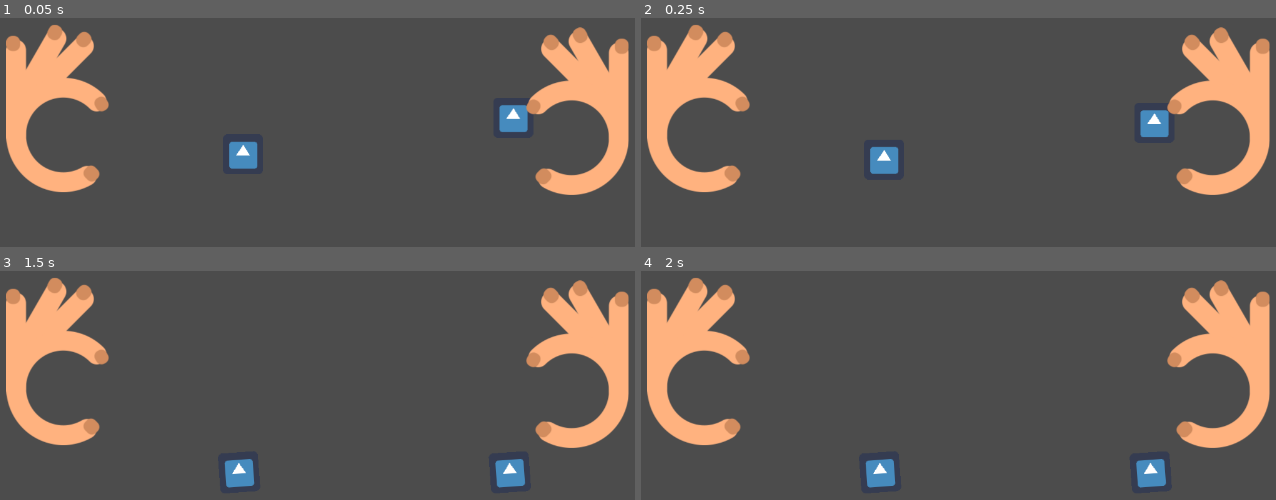
Above: before the commit, frames 1-4 (two rows, left to right).
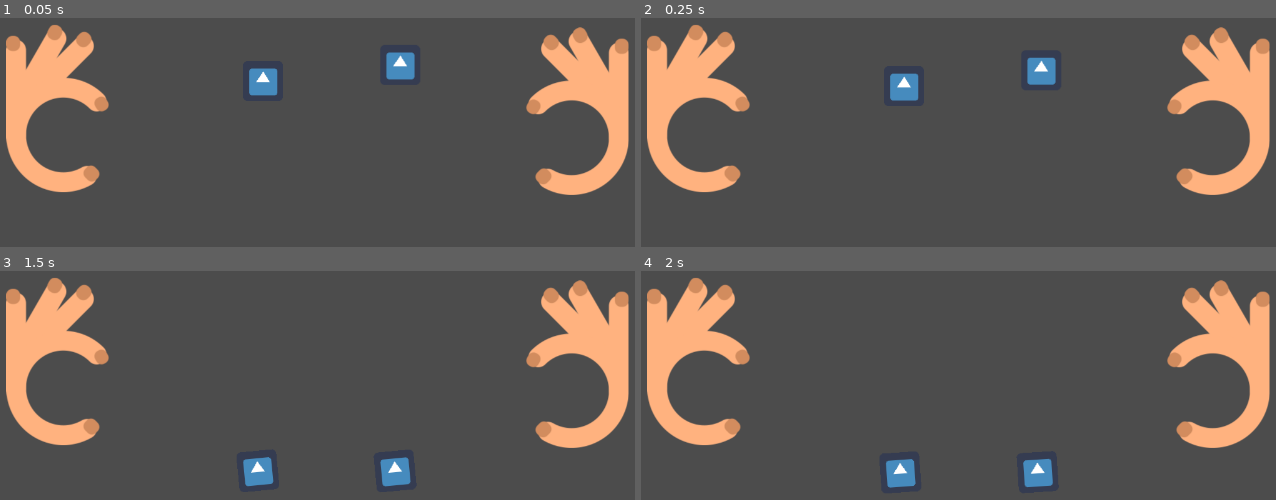
Above: after the commit, the same moments.

Repository: williamd1k0/untitled-glue-game
Game: Godot game, scene res://devel/TestGrab.tscn
Same seed, same stepped clock (60 frames per second), same inputs: the game is played once before the commit and once after it. The project has no main scene, so this scene is started directly. The engine's default icon, where the game draws it, is replaced by a stand-in: a white triangle on a blue panel in a dark square.
Inputs:
- Up to frame 1 (0.05 s): no input
- Up to frame 2 (0.25 s): no input
- Up to frame 3 (1.5 s): tap Enter at 0.5 s; tap Ctrl at 0.6, 1.35 s
- Up to frame 4 (2 s): no input

The runs differ from the first frame. In frame 1, 2.2% of the frame differs, in the area x 36-84%, y 14-66%; in frame 2, 2.2%; in frame 3, 1.8%; in frame 4, 1.9%.

Commit message:
Remove shits again

Diff:
--- a/devel/TestGrab.tscn
+++ b/devel/TestGrab.tscn
@@ -9,10 +9,10 @@
 [node name="TestGrab" type="Node2D"]
 
 [node name="GrabItem" parent="." instance=ExtResource( 2 )]
-position = Vector2( 867.538, 298.478 )
+position = Vector2( 686.608, 214.218 )
 
 [node name="GrabItem2" parent="." instance=ExtResource( 2 )]
-position = Vector2( 435.164, 357.057 )
+position = Vector2( 467.164, 239.818 )
 
 [node name="Hands" parent="." instance=ExtResource( 1 )]
 
--- a/project.godot
+++ b/project.godot
@@ -34,10 +34,6 @@
 window/size/width=1280
 window/size/height=720
 
-[editor_plugins]
-
-enabled=PoolStringArray( "networked_editor" )
-
 [physics]
 
 2d/default_gravity_vector=Vector2( 0, 3 )
Not shown, removed: addons/networked_editor/dock.gd
Not shown, removed: addons/networked_editor/dock.tscn
Not shown, removed: addons/networked_editor/plugin.cfg
Not shown, removed: addons/networked_editor/plugin.gd
Not shown, removed: addons/networked_editor/LICENSE
Not shown, removed: addons/networked_editor/README.md
